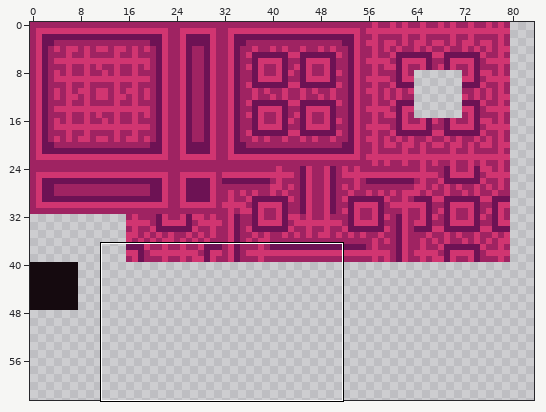
Edited in one commit: sprite sheet (assets/images/tileset.png). The picture above shows the old version from afar; the outline marks the close-up.
Close-up. First the earlier version:
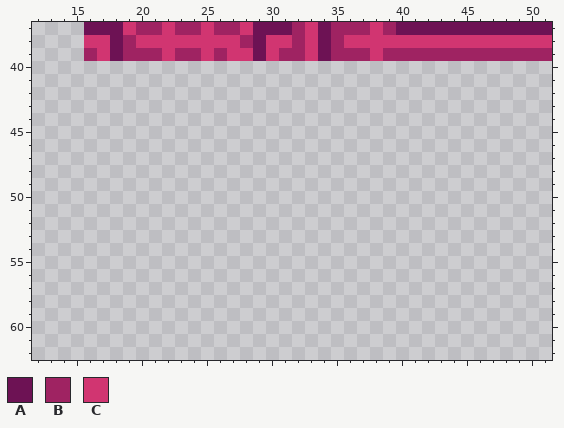
The file is 256x256 pixels. Shown: x 12..51, y 37..62. The wide view leaves out empty margins.
Palette (. is transparent): A #6d1254  B #9f2362  C #d13571
Pixels before, first column x 16:
37 AAACBBCBBCBBCAAABCABBBCBAAAAAAAAAAAA
38 CCABCCCCCCCCBACCBCABCCCCCCCCCCCCCCCC
39 BCABBBCBBCBCCACBBCABBBCBBBBBBBBBBBBB
After:
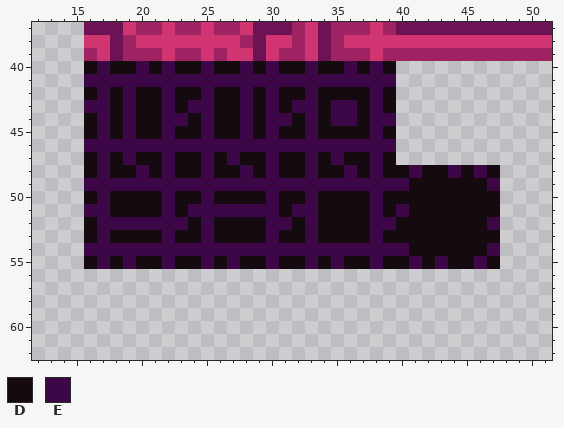
Colours new in this view: D #150a0f  E #3c0647
From old to new:
Changed rows in their new state; - is an unchanged pixel.
first column x 16:
40 DEDDEDEDDEDDEDEDDEDDEDED--------
41 EEEEEEEEEEEEEEEEEEEEEEEE--------
42 DEDEDDEDDEDDEDEDDEDDDDED--------
43 EEDEDDEDEEDDEDEDEEDEEDED--------
44 DEDEDDEEDEDDEDEEDEDEEDEE--------
45 DEDEDDEDDEDDEDEDDEDDDDED--------
46 EEEEEEEEEEEEEEEEEEEEEEEE--------
47 DEDEDDEDDEDEDDEDDEDEDDED--------
48 DEDDEDEDDEDDEDEDDEDDEDEDDEDDEDED
49 EEEEEEEEEEEEEEEEEEEEEEEEEDDDDDDE
50 DEDDDDEDDEDDDDEDDEDDDDEDDDDDDDDD
51 EEDDDDEDEEEEEEEDEEDDDDEDEDDDDDDD
52 DEEEEEEEDEDDDDEEDEDDDDEEDDDDDDDE
53 DEDDDDEDDEDDDDEDDEDDDDEDDDDDDDDD
54 EEEEEEEEEEEEEEEEEEEEEEEEEDDDDDDE
55 DEDEDDEDDEDEDDEDDEDEDDEDDEDEDDED
Pixel boxes of the changes (left, top, right, bottom) in both close-ups:
added: (84, 61, 500, 269)
